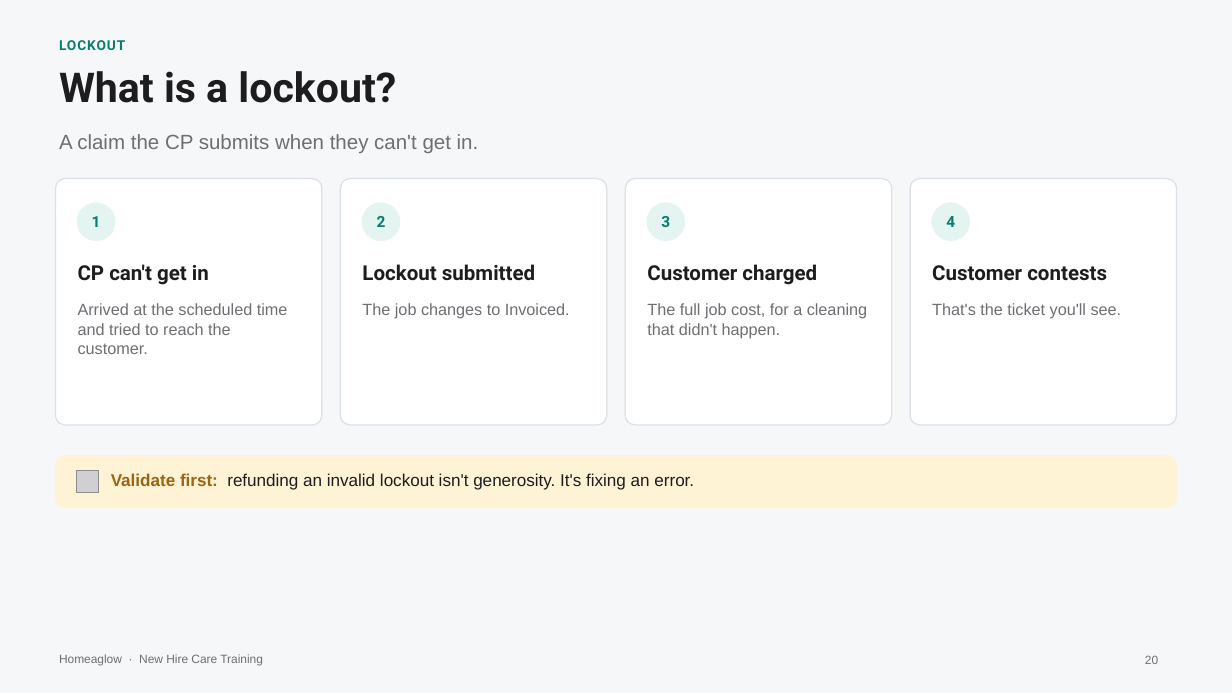
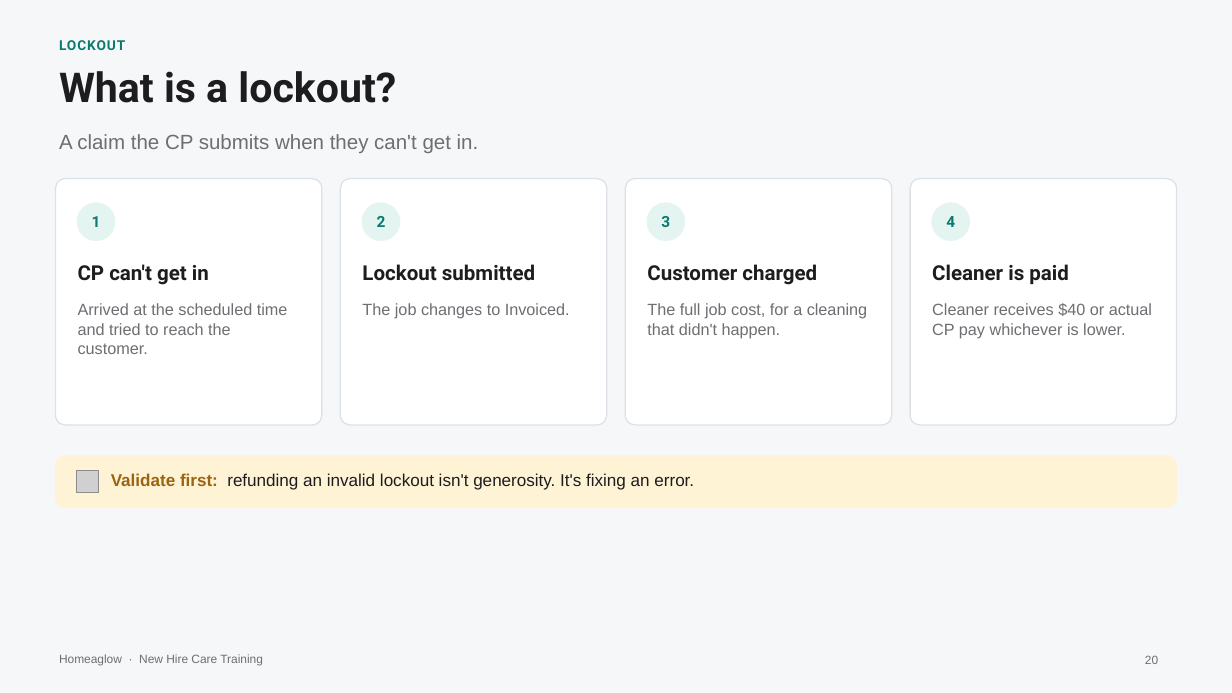
Before and after one commit to anjulimichelle/training, a slide deck: slide 20 of incorrect-info-lmc-lockout/incorrect-info-lmc-lockout.pptx. Drawn at 1232x693 pixels with LibreOffice and Linux fonts; fonts in the diff are those of the drawing; grey boxes stand for pictures. Boxes give left, top, right and bottom in pixels: in the first picture for what was removed or moved away, otherwise in the second. Text is boxed around its words. In the diff, an @@ line names an element or a change of style, - is before the commit and + after.

```diff
--- a/incorrect-info-lmc-lockout/incorrect-info-lmc-lockout.pptx
+++ b/incorrect-info-lmc-lockout/incorrect-info-lmc-lockout.pptx
@@ text at box(932, 264, 1069, 284): text changed @@
-Customer contests
+Cleaner is paid
@@ text at box(932, 303, 1152, 338): text changed @@
-That's the ticket you'll see.
+Cleaner receives $40 or actual CP pay whichever is lower.
```
Also in this commit, not shown: 2 other slides changed, 2 slides removed, 1 other file.
